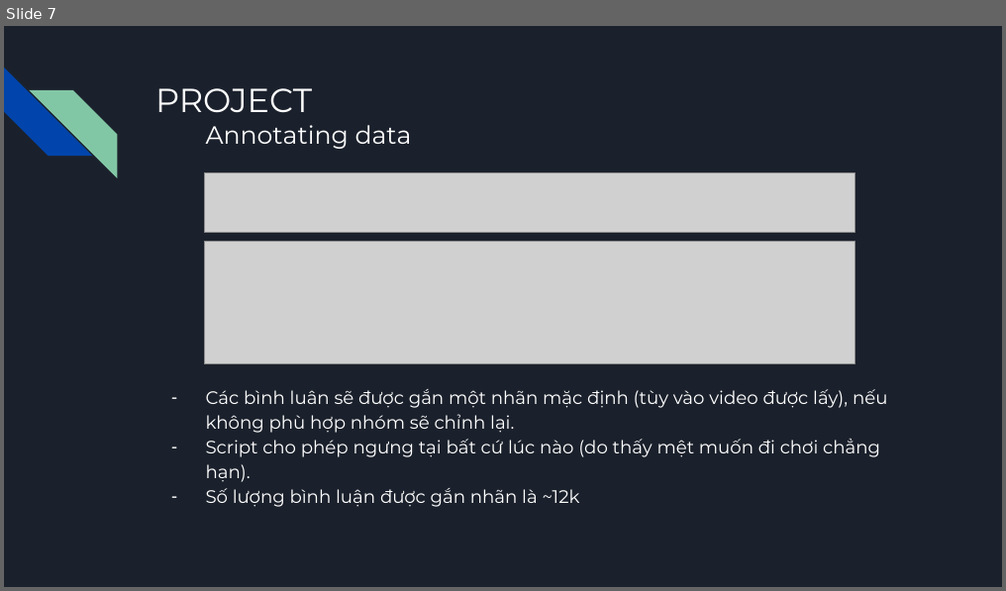
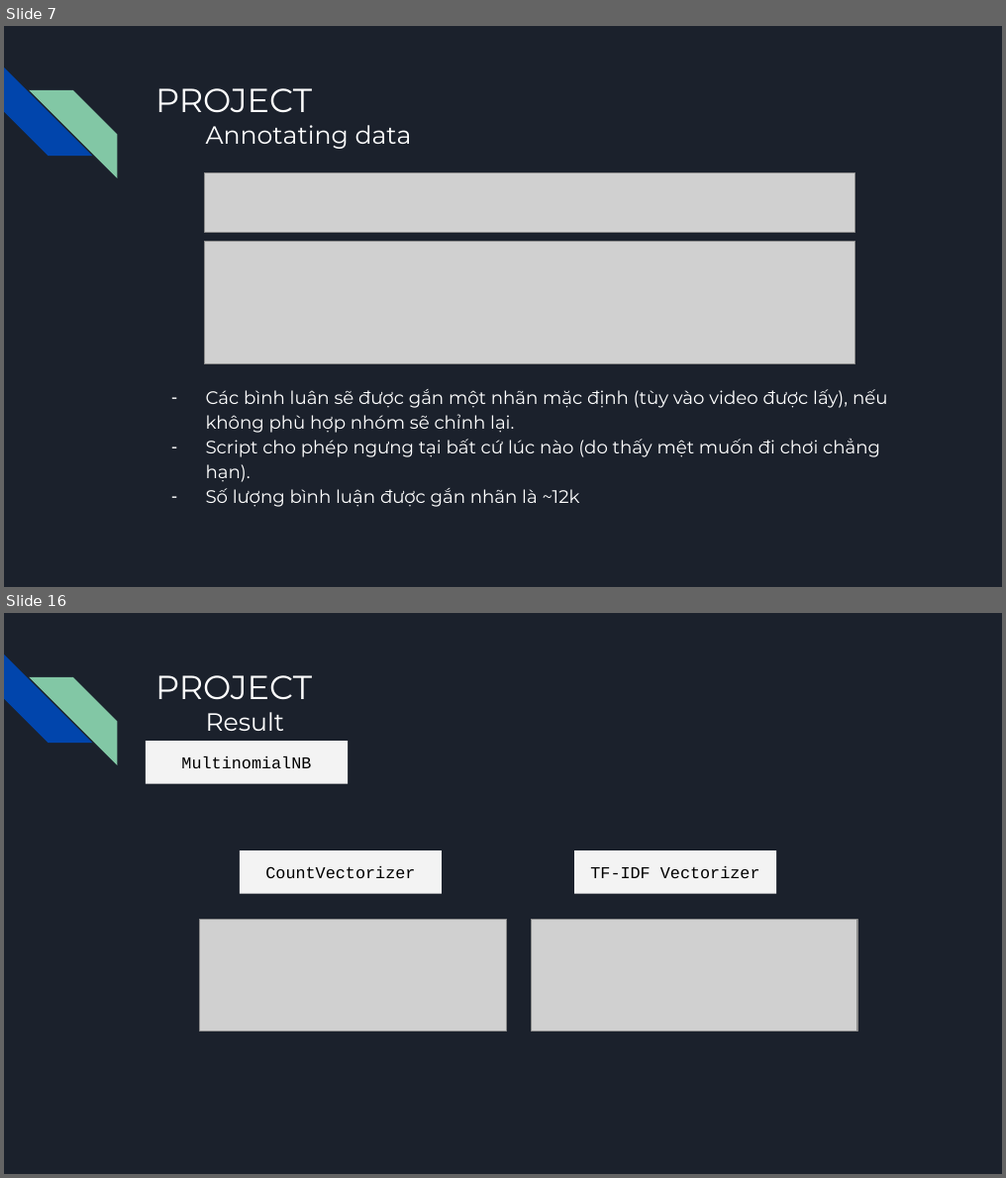
Before and after one commit to nghiaplt/DataScienceFinalProject, a slide deck: Slide.pptx. Shown one above the other, each under a label of ours: slide 7 before the commit, slides 7 and 16 after it; the slides between them are not shown. The pictures are 1006x591 and 1006x1178 pixels, drawn with LibreOffice and Linux fonts; fonts in the diff are those of the drawing; grey boxes stand for pictures. Boxes give left, top, right and bottom in pixels: in the first picture for what was removed or moved away, otherwise in the second. Text is boxed around its words. In the diff, an @@ line names an element or a change of style, - is before the commit and + after.

```diff
--- a/Slide.pptx
+++ b/Slide.pptx
@@ slide 16 added at box(4, 613, 1002, 1174), background #1B212C; not listed: 2 template elements that a slide beside it also shows @@
@@ title added at box(155, 675, 312, 731), 24 pt, text #FFFFFF @@
+PROJECT
+Result
@@ rectangle added at box(146, 741, 348, 783), fill #F3F3F3, 12 pt, text #000000 @@
+MultinomialNB
@@ rectangle added at box(240, 851, 442, 893), fill #F3F3F3, 12 pt, text #000000 @@
+CountVectorizer
@@ rectangle added at box(574, 851, 775, 893), fill #F3F3F3, 12 pt, text #000000 @@
+TF-IDF Vectorizer
@@ picture added at box(199, 919, 506, 1031) @@
@@ picture added at box(531, 919, 857, 1031) @@
```
Also in this commit, not shown: 5 slides changed, 9 other slides added, 5 slides removed, 2 other files.
